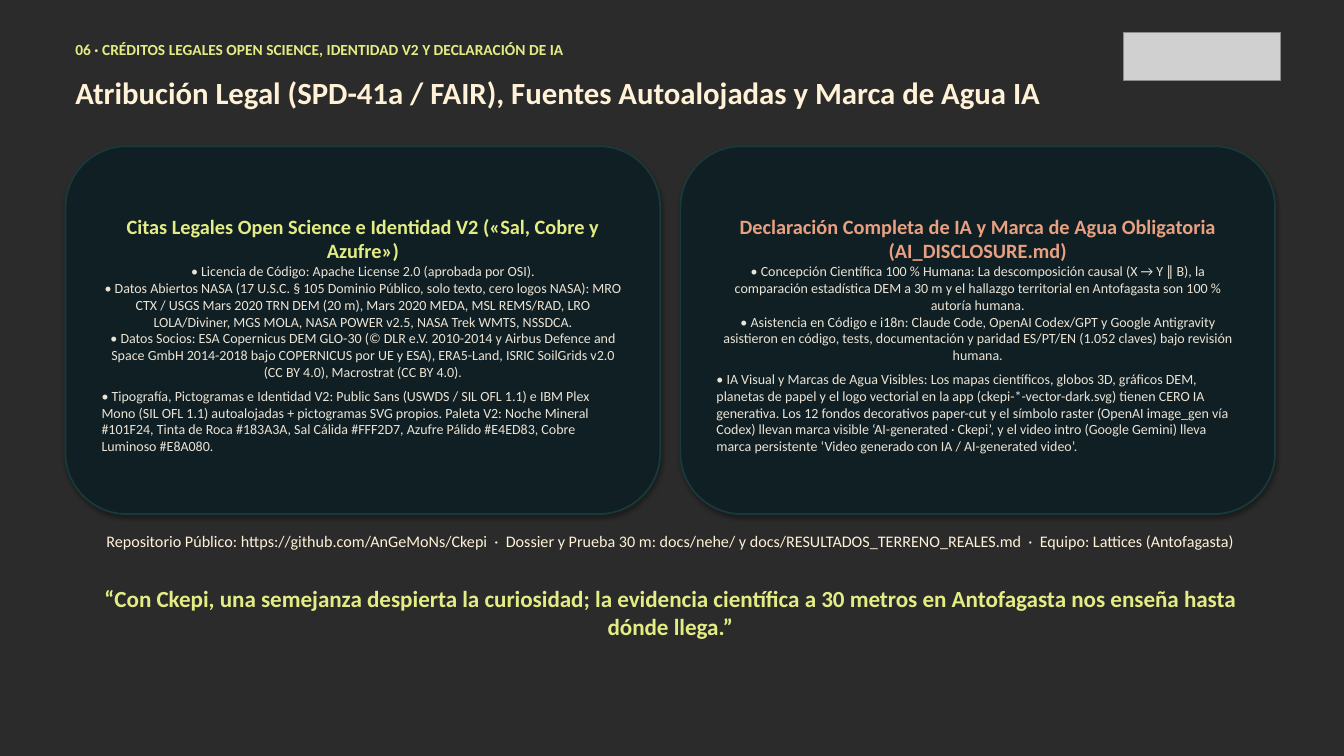
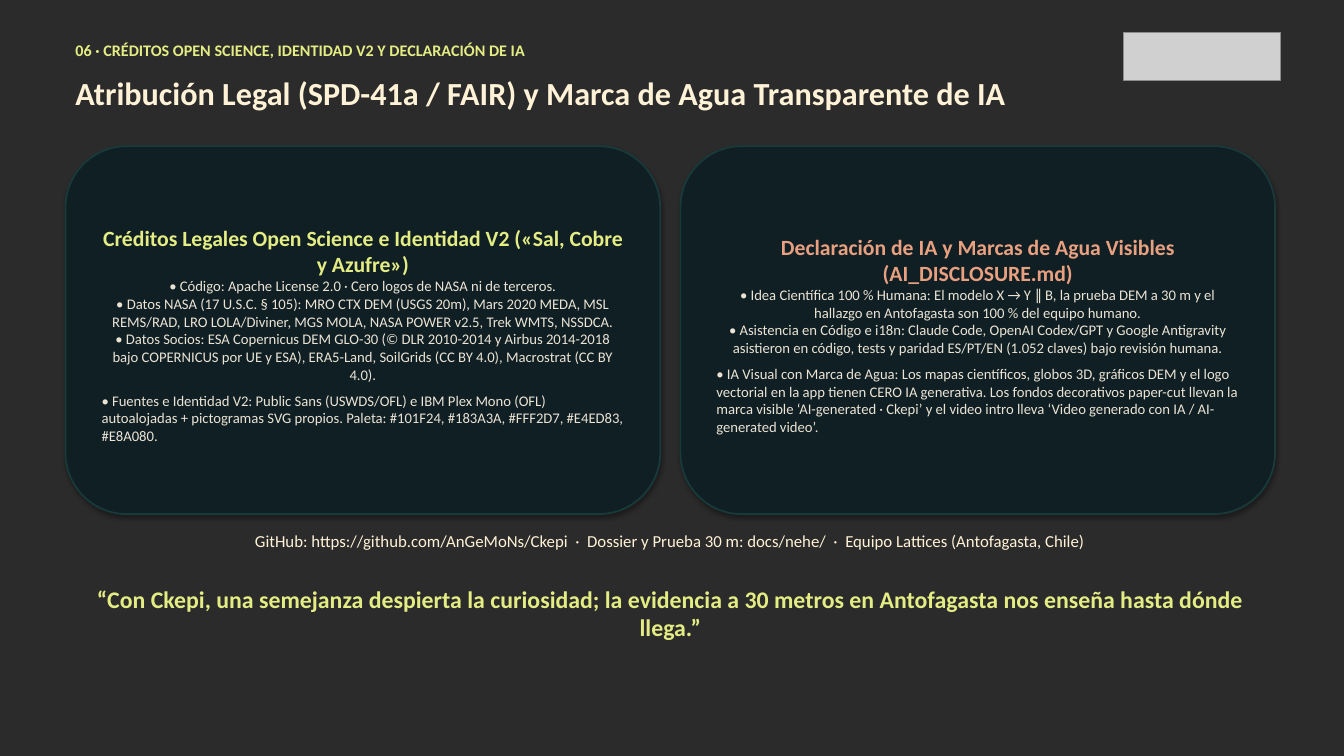
Before and after one commit to AnGeMoNs/Ckepi, a slide deck: slide 7 of docs/nehe/ckepi-pitch-es.pptx. Drawn at 1344x756 pixels with LibreOffice and Linux fonts; fonts in the diff are those of the drawing; grey boxes stand for pictures; background and template pictures are left out; a plain dark background stands for a picture behind light text. Boxes give left, top, right and bottom in pixels: in the first picture for what was removed or moved away, otherwise in the second. Text is boxed around its words. In the diff, an @@ line names an element or a change of style, - is before the commit and + after.

Commit message:
docs(nehe): simplificar resumen en 1 pagina y textos de las 7 diapositivas (ES/EN)

```diff
--- a/docs/nehe/ckepi-pitch-es.pptx
+++ b/docs/nehe/ckepi-pitch-es.pptx
@@ text at [75, 43, 525, 58]: text changed; size 11 to 11.5 pt @@
-06 · CRÉDITOS LEGALES OPEN SCIENCE, IDENTIDAD V2 Y DECLARACIÓN DE IA
+06 · CRÉDITOS OPEN SCIENCE, IDENTIDAD V2 Y DECLARACIÓN DE IA
@@ text at [75, 81, 1005, 111]: text changed; size 22 to 23 pt @@
-Atribución Legal (SPD-41a / FAIR), Fuentes Autoalojadas y Marca de Agua IA
+Atribución Legal (SPD-41a / FAIR) y Marca de Agua Transparente de IA
@@ text in rounded rectangle at [102, 230, 623, 441]: text changed; size 10 to 10.5 pt @@
-Citas Legales Open Science e Identidad V2 («Sal, Cobre y Azufre»)
-• Licencia de Código: Apache License 2.0 (aprobada por OSI).
-• Datos Abiertos NASA (17 U.S.C. § 105 Dominio Público, solo texto, cero logos NASA): MRO CTX / USGS Mars 2020 TRN DEM (20 m), Mars 2020 MEDA, MSL REMS/RAD, LRO LOLA/Diviner, MGS MOLA, NASA POWER v2.5, NASA Trek WMTS, NSSDCA.
-• Datos Socios: ESA Copernicus DEM GLO-30 (© DLR e.V. 2010-2014 y Airbus Defence and Space GmbH 2014-2018 bajo COPERNICUS por UE y ESA), ERA5-Land, ISRIC SoilGrids v2.0 (CC BY 4.0), Macrostrat (CC BY 4.0).
-• Tipografía, Pictogramas e Identidad V2: Public Sans (USWDS / SIL OFL 1.1) e IBM Plex Mono (SIL OFL 1.1) autoalojadas + pictogramas SVG propios. Paleta V2: Noche Mineral #101F24, Tinta de Roca #183A3A, Sal Cálida #FFF2D7, Azufre Pálido #E4ED83, Cobre Luminoso #E8A080.
+Créditos Legales Open Science e Identidad V2 («Sal, Cobre y Azufre»)
+• Código: Apache License 2.0 · Cero logos de NASA ni de terceros.
+• Datos NASA (17 U.S.C. § 105): MRO CTX DEM (USGS 20m), Mars 2020 MEDA, MSL REMS/RAD, LRO LOLA/Diviner, MGS MOLA, NASA POWER v2.5, Trek WMTS, NSSDCA.
+• Datos Socios: ESA Copernicus DEM GLO-30 (© DLR 2010-2014 y Airbus 2014-2018 bajo COPERNICUS por UE y ESA), ERA5-Land, SoilGrids (CC BY 4.0), Macrostrat (CC BY 4.0).
+• Fuentes e Identidad V2: Public Sans (USWDS/OFL) e IBM Plex Mono (OFL) autoalojadas + pictogramas SVG propios. Paleta: #101F24, #183A3A, #FFF2D7, #E4ED83, #E8A080.
@@ text in rounded rectangle at [716, 239, 1237, 435]: text changed; size 10 to 10.5 pt @@
-Declaración Completa de IA y Marca de Agua Obligatoria (AI_DISCLOSURE.md)
-• Concepción Científica 100 % Humana: La descomposición causal (X → Y ∥ B), la comparación estadística DEM a 30 m y el hallazgo territorial en Antofagasta son 100 % autoría humana.
-• Asistencia en Código e i18n: Claude Code, OpenAI Codex/GPT y Google Antigravity asistieron en código, tests, documentación y paridad ES/PT/EN (1.052 claves) bajo revisión humana.
-• IA Visual y Marcas de Agua Visibles: Los mapas científicos, globos 3D, gráficos DEM, planetas de papel y el logo vectorial en la app (ckepi-*-vector-dark.svg) tienen CERO IA generativa. Los 12 fondos decorativos paper-cut y el símbolo raster (OpenAI image_gen vía Codex) llevan marca visible ‘AI-generated · Ckepi’, y el video intro (Google Gemini) lleva marca persistente ‘Video generado con IA / AI-generated video’.
+Declaración de IA y Marcas de Agua Visibles (AI_DISCLOSURE.md)
+• Idea Científica 100 % Humana: El modelo X → Y ∥ B, la prueba DEM a 30 m y el hallazgo en Antofagasta son 100 % del equipo humano.
+• Asistencia en Código e i18n: Claude Code, OpenAI Codex/GPT y Google Antigravity asistieron en código, tests y paridad ES/PT/EN (1.052 claves) bajo revisión humana.
+• IA Visual con Marca de Agua: Los mapas científicos, globos 3D, gráficos DEM y el logo vectorial en la app tienen CERO IA generativa. Los fondos decorativos paper-cut llevan la marca visible ‘AI-generated · Ckepi’ y el video intro lleva ‘Video generado con IA / AI-generated video’.
@@ text at [255, 535, 1084, 550]: text changed; size 11.5 to 12 pt @@
-Repositorio Público: https://github.com/AnGeMoNs/Ckepi · Dossier y Prueba 30 m: docs/nehe/ y docs/RESULTADOS_TERRENO_REALES.md · Equipo: Lattices (Antofagasta)
+GitHub: https://github.com/AnGeMoNs/Ckepi · Dossier y Prueba 30 m: docs/nehe/ · Equipo Lattices (Antofagasta, Chile)
@@ text at [97, 590, 1242, 640]: text changed; size 16.5 to 17 pt @@
-“Con Ckepi, una semejanza despierta la curiosidad; la evidencia científica a 30 metros en Antofagasta nos enseña hasta dónde llega.”
+“Con Ckepi, una semejanza despierta la curiosidad; la evidencia a 30 metros en Antofagasta nos enseña hasta dónde llega.”
```
Also in this commit, not shown: 6 other slides changed, 15 other files.
